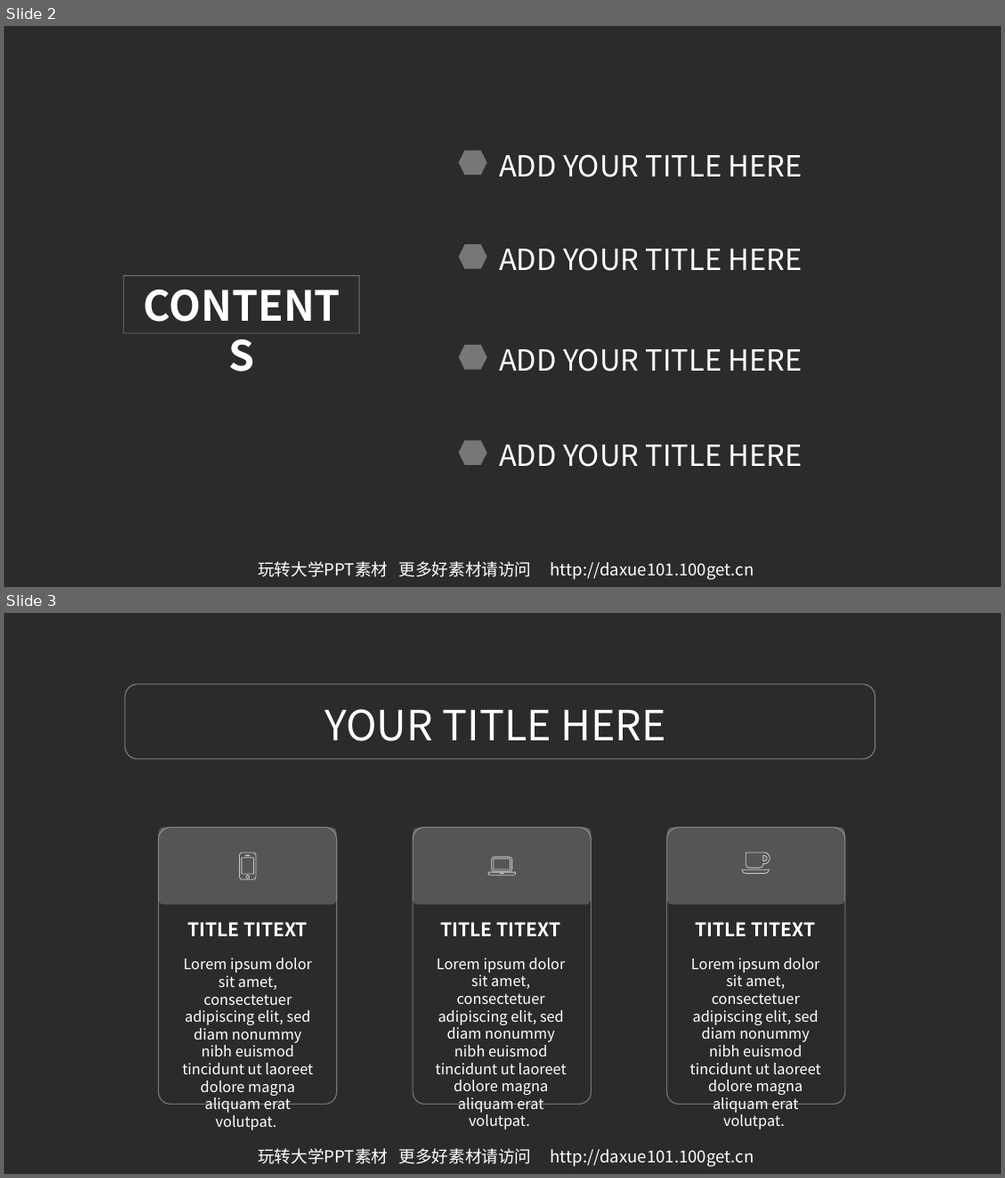
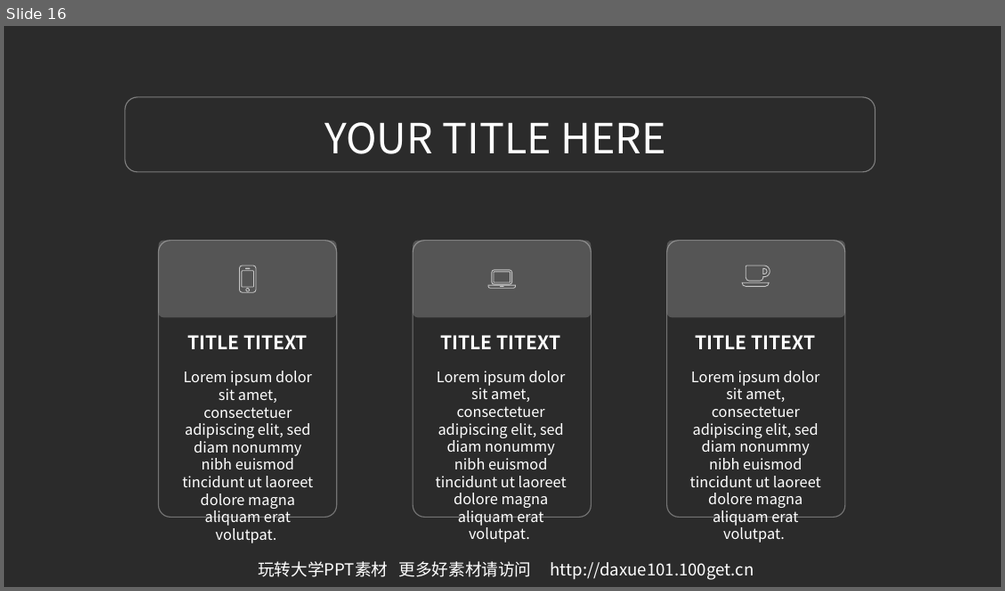
Before and after one commit to JengTallis/ECJam-1, a slide deck: 03.玩转大学PPT高档模板-IOS风格简约蓝ppt模板.ppt. Shown one above the other, each under a label of ours: slides 2 and 3 before the commit, slide 16 after it. The pictures are 1005x1178 and 1005x591 pixels, drawn with LibreOffice and Linux fonts; fonts in the diff are those of the drawing; background and template pictures are left out; a plain dark background stands for a picture behind light text. Boxes give left, top, right and bottom in pixels: in the first picture for what was removed or moved away, otherwise in the second. Text is boxed around its words. In the diff, an @@ line names an element or a change of style, - is before the commit and + after.

```diff
--- a/03.玩转大学PPT高档模板-IOS风格简约蓝ppt模板.ppt
+++ b/03.玩转大学PPT高档模板-IOS风格简约蓝ppt模板.ppt
@@ slide 2 removed at bbox=[4, 26, 1001, 587], background picture (left out) @@
@@ hexagon removed at bbox=[458, 150, 486, 175] @@
@@ text removed at bbox=[499, 154, 802, 177] @@
-ADD YOUR TITLE HERE
@@ hexagon removed at bbox=[458, 244, 486, 269] @@
@@ text removed at bbox=[499, 248, 802, 271] @@
-ADD YOUR TITLE HERE
@@ rectangle removed at bbox=[123, 275, 359, 333] @@
-CONTENTS
@@ hexagon removed at bbox=[458, 345, 486, 369] @@
@@ text removed at bbox=[499, 348, 802, 371] @@
-ADD YOUR TITLE HERE
@@ hexagon removed at bbox=[458, 440, 486, 465] @@
@@ text removed at bbox=[499, 443, 802, 467] @@
-ADD YOUR TITLE HERE
@@ text removed at bbox=[258, 561, 754, 580] @@
-玩转大学PPT素材 更多好素材请访问 http://daxue101.100get.cn
@@ what was slide 3 is now slide 16 @@
```
Also in this commit, not shown: 5 slides changed, 13 slides added, 3 other slides removed, 1 other file.
